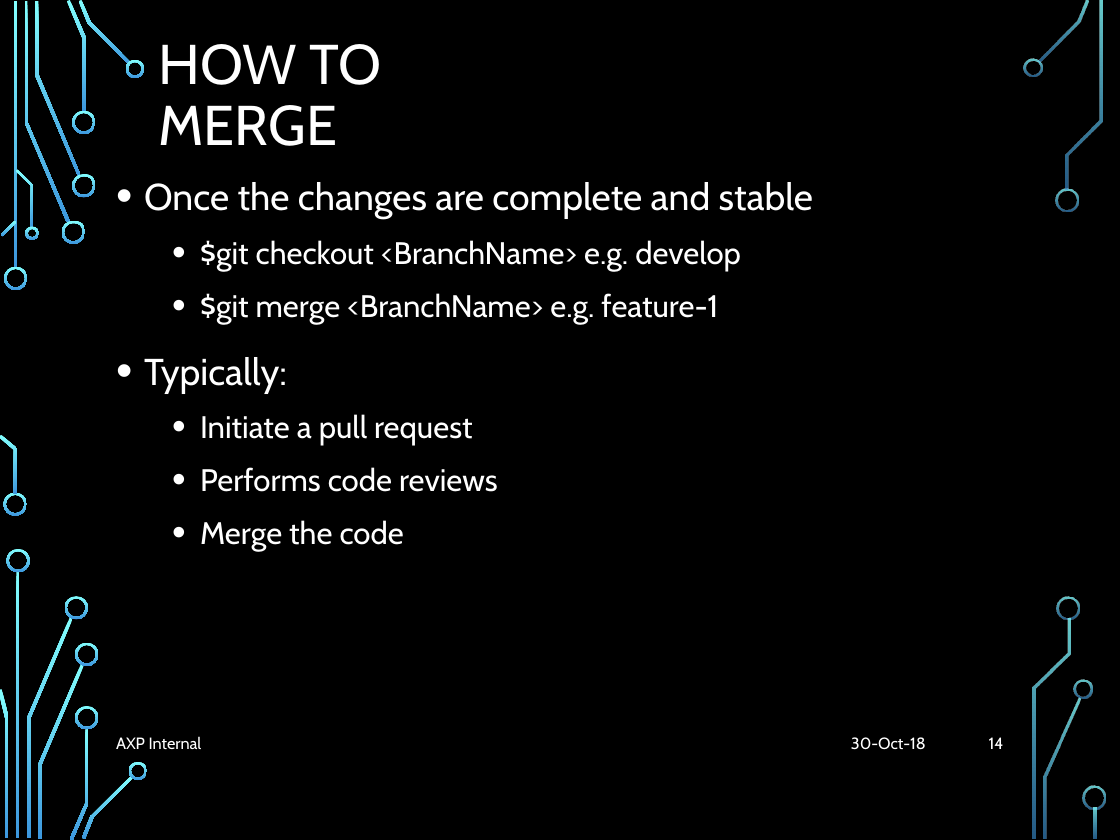
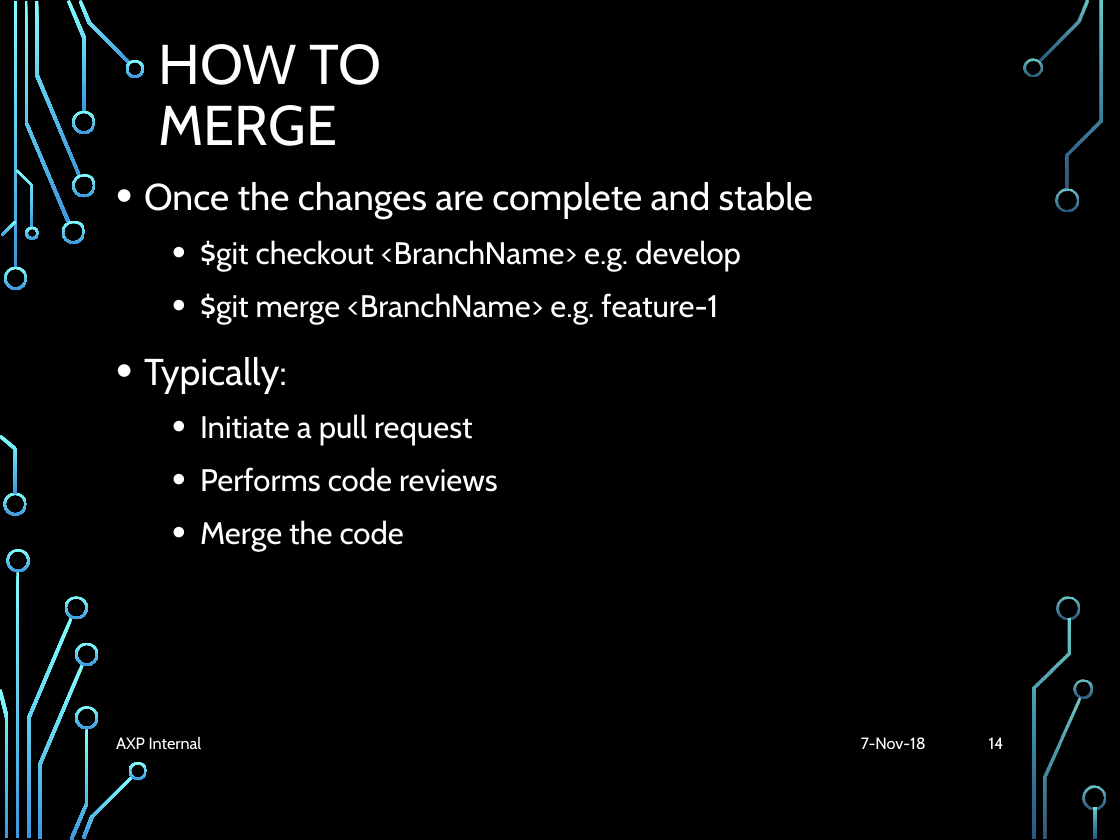
Before and after one commit to liyuan6006/GitStrategies, a slide deck: slide 14 of Branching.pptx. Drawn at 1120x840 pixels with LibreOffice and Linux fonts; fonts in the diff are those of the drawing; background and template pictures are left out. Boxes give left, top, right and bottom in pixels: in the first picture for what was removed or moved away, otherwise in the second. Text is boxed around its words. In the diff, an @@ line names an element or a change of style, - is before the commit and + after.

```diff
--- a/Branching.pptx
+++ b/Branching.pptx
@@ text at [861,737,926,750]: text changed @@
-30-Oct-18
+7-Nov-18
```
Also in this commit, not shown: 14 other slides changed, 4 slides added.
